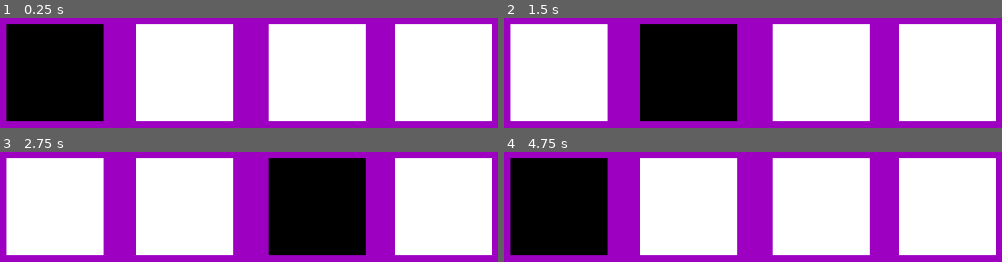
Above: before the commit, frames 1-4 (two rows, left to right).
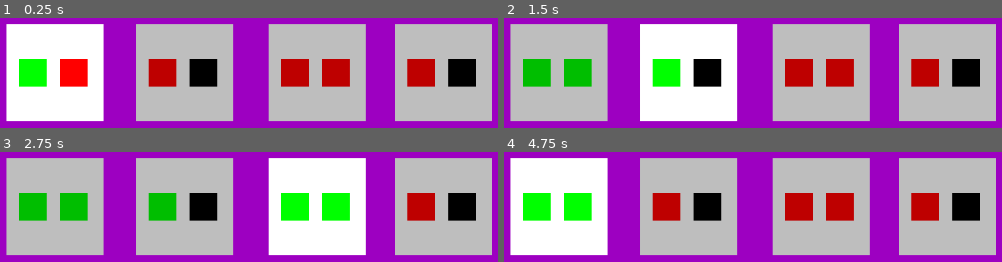
Above: after the commit, the same moments.

Repository: firesmoker/rhythmcards
Game: Godot game, scene res://game.tscn
The game is run twice, just before and just after one commit, with the same random seed, the same clock (stepped at 60 frames per second) and the same inputs.
Inputs:
- Up to frame 1 (0.25 s): no input
- Up to frame 2 (1.5 s): tap Enter at 0.5 s; tap Space at 1.25 s
- Up to frame 3 (2.75 s): no input
- Up to frame 4 (4.75 s): tap Enter at 3.5 s; tap Space at 4.25 s

The runs differ from the first frame. In frame 1, 69% of the frame differs, in the area x 1-99%, y 5-95%; in frame 2, 68%; in frame 3, 69%; in frame 4, 69%.

Commit message:
basic note_visualization and status

Diff:
--- a/scenes/note_card.tscn
+++ b/scenes/note_card.tscn
@@ -16,3 +16,19 @@
 theme = SubResource("Theme_e2o6t")
 script = ExtResource("1_43uvi")
 notes = Array[float]([0.125, 0.125])
+
+[node name="Note1" type="Panel" parent="."]
+modulate = Color(0, 0, 0, 1)
+layout_mode = 0
+offset_left = 18.0
+offset_top = 50.0
+offset_right = 58.0
+offset_bottom = 90.0
+
+[node name="Note2" type="Panel" parent="."]
+modulate = Color(0, 0, 0, 1)
+layout_mode = 0
+offset_left = 77.0
+offset_top = 50.0
+offset_right = 117.0
+offset_bottom = 90.0
--- a/scripts/note_card.gd
+++ b/scripts/note_card.gd
@@ -1,4 +1,6 @@
 class_name NoteCard extends Panel
+@onready var note_1: Panel = $Note1
+@onready var note_2: Panel = $Note2
 
 @export var notes: Array[float]
 var notes_dictionary: Dictionary
@@ -20,9 +22,23 @@
 		notes_dictionary[index] = {}
 		notes_dictionary[index]["duration"] = note
 		notes_dictionary[index]["status"] = note_status_types.INACTIVE
+		if index == 0:
+			notes_dictionary[index]["game_object"] = note_1
+		elif index == 1:
+			notes_dictionary[index]["game_object"] = note_2
 		index += 1
 	calculate_note_timings()
+	update_note_visuals()
 	print(notes_dictionary)
+
+func update_note_visuals() -> void:
+	for i in notes_dictionary.size():
+		match notes_dictionary[i]["status"]:
+			note_status_types.INACTIVE:
+				notes_dictionary[i]["game_object"].modulate =  Color.RED
+			note_status_types.PLAYED:
+				notes_dictionary[i]["game_object"].modulate =  Color.GREEN
+
 
 func calculate_note_timings() -> void:
 	var time_before_card_starts: float = game.one_beat_duration * (beat_num-1)
@@ -60,17 +76,18 @@
 				notes_triggered[count] = true
 		count += 1
 
-func automatic_note_play_dictionary(time: float) -> void:
+func autoplay(time: float) -> void:
 	for i in range(notes_dictionary.size()):
 		if notes_dictionary[i]["status"] == note_status_types.INACTIVE:
 			if time >= notes_dictionary[i]["timing"]:
 				print("dict triggerd " + str(notes_dictionary[i]["timing"]))
 				notes_dictionary[i]["status"] = note_status_types.PLAYED
+	update_note_visuals()
 
 func _process(delta: float) -> void:
 	if active:
 		#automatic_note_play(game.elapsed_round_time)
-		automatic_note_play_dictionary(game.elapsed_round_time)
+		autoplay(game.elapsed_round_time)
 
 func set_note_timings(notes_array: Array = notes) -> void:
 	note_timings.clear()
@@ -104,6 +121,6 @@
 
 func toggle_highlight(toggle: bool) -> void:
 	if toggle:
-		modulate = Color.BLACK
+		modulate = Color.WHITE
 	else:
-		modulate = Color.WHITE
+		modulate = Color.GRAY
